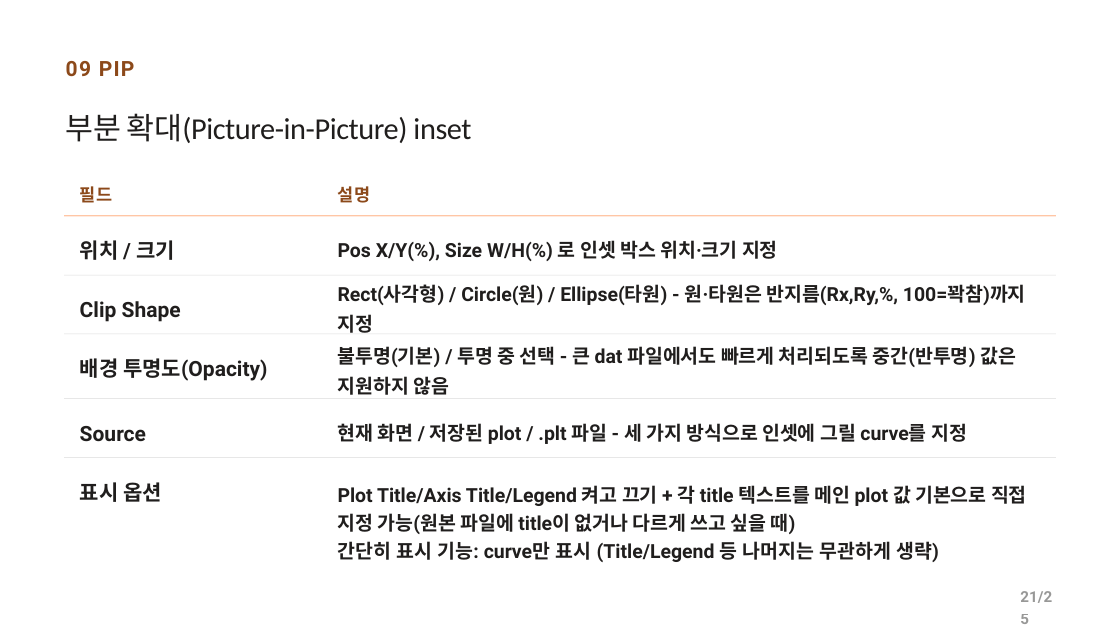
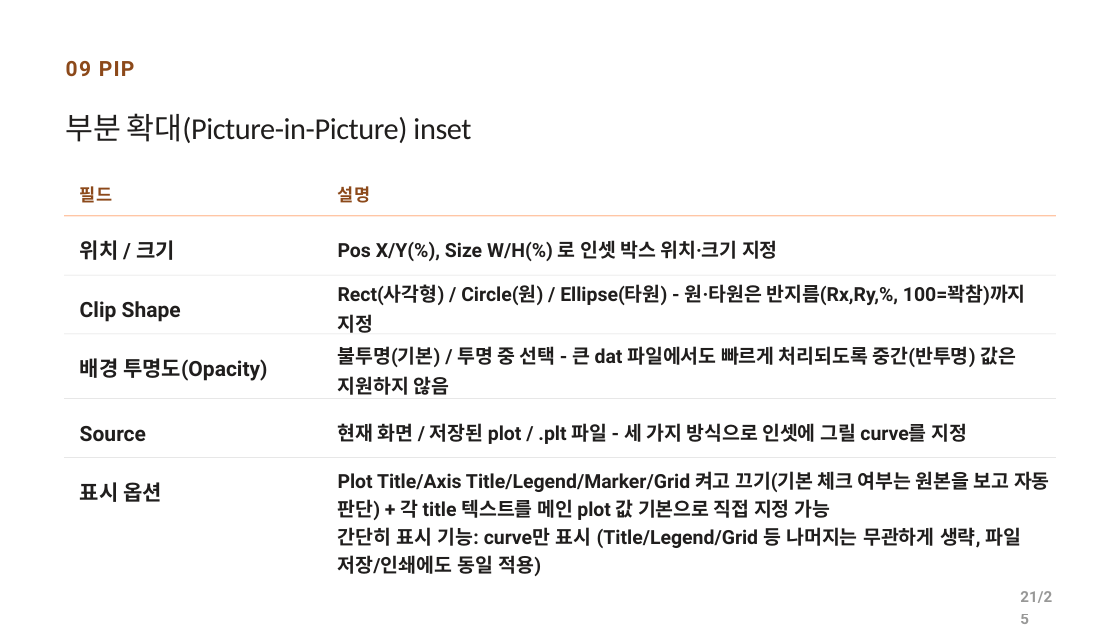
Before and after one commit to CWKIM113/CathPlot_Pub, a slide deck: slide 21 of CathPlot_발표.pptx. Drawn at 1120x630 pixels with LibreOffice and Linux fonts; fonts in the diff are those of the drawing. Boxes give left, top, right and bottom in pixels: in the first picture for what was removed or moved away, otherwise in the second. Text is boxed around its words. In the diff, an @@ line names an element or a change of style, - is before the commit and + after.

```diff
--- a/CathPlot_발표.pptx
+++ b/CathPlot_발표.pptx
@@ text at (x1=338, y1=471, x2=1050, y2=576): text changed @@
-Plot Title/Axis Title/Legend 켜고 끄기 + 각 title 텍스트를 메인 plot 값 기본으로 직접 지정 가능(원본 파일에 title이 없거나 다르게 쓰고 싶을 때)
-간단히 표시 기능: curve만 표시 (Title/Legend 등 나머지는 무관하게 생략)
+Plot Title/Axis Title/Legend/Marker/Grid 켜고 끄기(기본 체크 여부는 원본을 보고 자동 판단) + 각 title 텍스트를 메인 plot 값 기본으로 직접 지정 가능
+간단히 표시 기능: curve만 표시 (Title/Legend/Grid 등 나머지는 무관하게 생략, 파일 저장/인쇄에도 동일 적용)
```
Also in this commit, not shown: 1 other slide changed, 1 other file.
